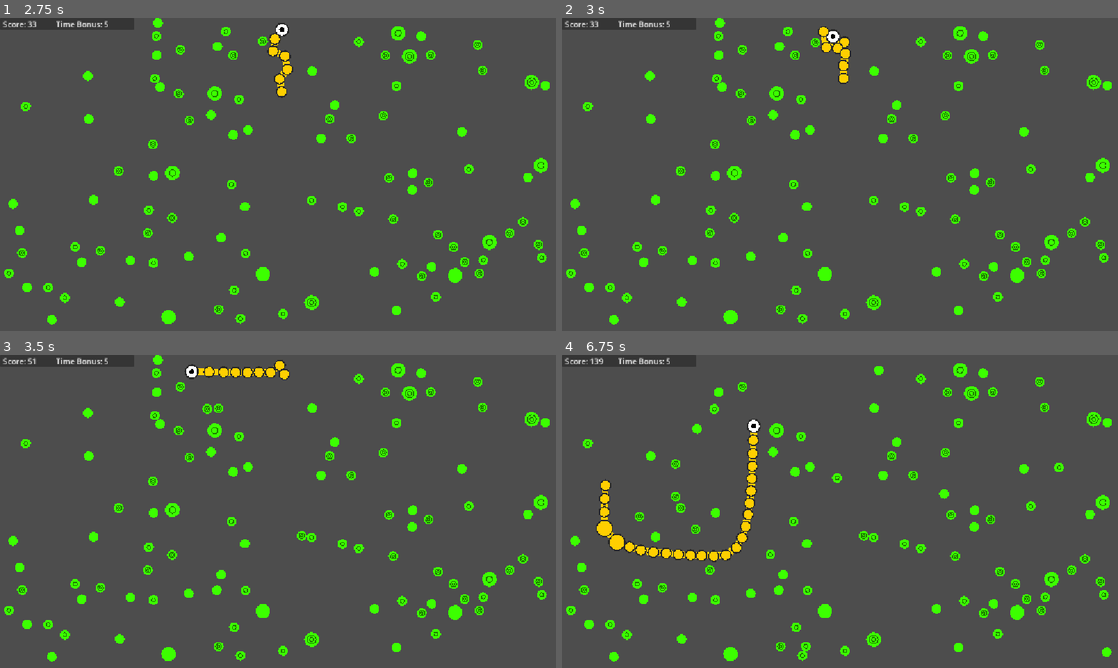
Above: before the commit, frames 1-4 (two rows, left to right).
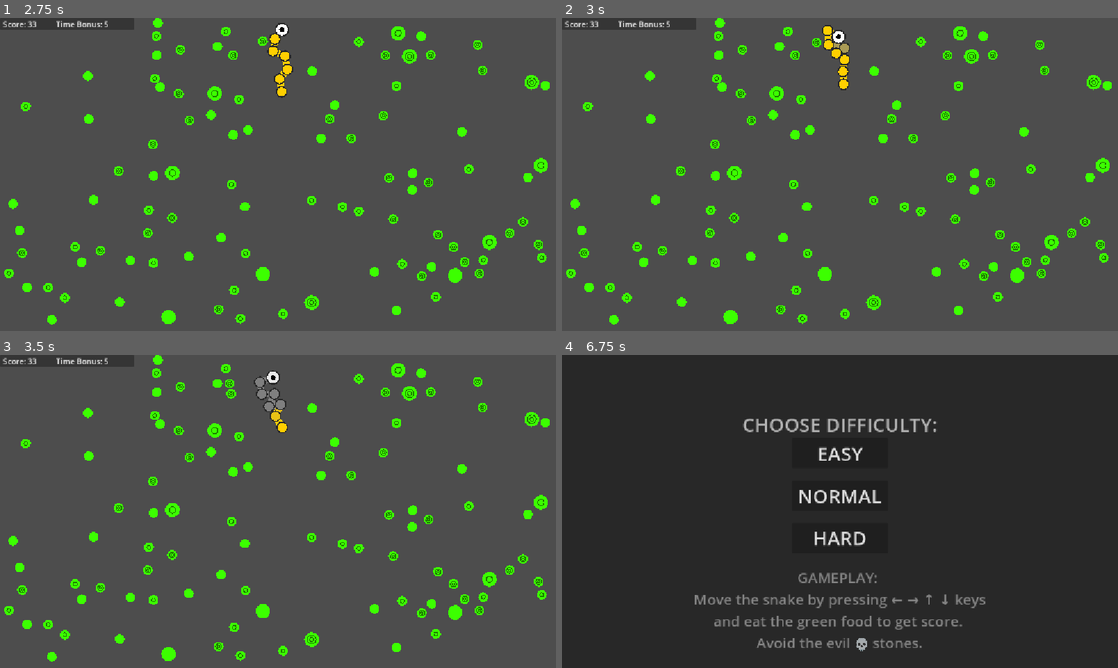
Above: after the commit, the same moments.

Repository: zett42/Physnake
Game: Godot game, scene res://ui/start.tscn
Same seed, same stepped clock (60 frames per second), same inputs: the game is played once before the commit and once after it.
Inputs (mouse positions are in pixels of both pictures, inside the frame that each line leads up to):
- Up to frame 1 (2.75 s): click "EASY" at 0.5 s; tap Enter at 1.25 s; hold Up (move_up) from 1.28 s (still down)
- Up to frame 2 (3 s): release Up (move_up) at 2.78 s; hold Left (move_left) from 2.78 s (still down)
- Up to frame 3 (3.5 s): keep holding Left (move_left)
- Up to frame 4 (6.75 s): release Left (move_left) at 4.28 s; hold Down (move_down) 4.28-5.03 s; hold Right (move_right) 5.03-5.78 s; hold Up (move_up) 5.78-6.5 s; click (840, 611) at 6.5 s, where only the run after the commit has a clickable "TRY AGAIN"

Frame 1 is identical in both runs. In frame 2, 0.5% of the frame differs, in the area x 44-52%, y 2-24%; in frame 3, 1.5%; in frame 4, 97%, in the area x 0-100%, y 0-100%.

Commit message:
Add death animation for snake when colliding with itself

Diff:
--- a/components/snake_head.gd
+++ b/components/snake_head.gd
@@ -33,6 +33,9 @@
 var food_buffer: Array[Dictionary] = []  # Stores {food_size: Food.FoodSize, tail_position: Vector2}
 var tail_spawn_distance: float = 0.0  # Accumulated distance traveled by tail
 
+# Death animation
+var poisoned_animation: SnakePoisonedAnimation = null
+
 
 func _ready():
 
@@ -47,11 +50,21 @@
 	add_child(controller)
 	controller.initialize(self)
 
+	# Create and initialize the poisoned animation
+	poisoned_animation = SnakePoisonedAnimation.new()
+	add_child(poisoned_animation)
+	poisoned_animation.initialize(self, controller)
+
 	# Add initial snake tail. As tree is locked in _ready(), it must be called deferred.
 	call_deferred( "_spawn_tail", Food.FoodSize.NORMAL )
 
 
 func _process( delta ):
+
+	if poisoned_animation != null and poisoned_animation.is_animating:
+		# Play death animation
+		poisoned_animation.update_animation(delta)
+		return
 
 	time_bonus = maxf( 0, time_bonus - 1 / TIME_BONUS_DURATION * delta )
 	Global.time_bonus = ceili( time_bonus )
@@ -88,6 +101,18 @@
 
 	if Global.is_game_over():
 		return
+
+	# Check for collision with snake's own body (excluding first 2 segments)
+	if body is SnakeBody:
+		# Get all registered segments from the controller
+		if controller != null and controller.segments.size() > 2:
+			var segment_index := controller.segments.find(body)
+			# Die if colliding with segment beyond the first 2
+			if segment_index >= 2:
+				if poisoned_animation != null:
+					poisoned_animation.start_animation(segment_index)
+				Global.set_game_over()
+				return
 
 	if body.is_in_group("food"):
 
@@ -224,3 +249,7 @@
 	joint.node_b = body2.get_path()
 
 	get_tree().current_scene.add_child( joint )
+
+	# Track the joint for death animation
+	if poisoned_animation != null:
+		poisoned_animation.register_joint(joint)
--- /dev/null
+++ b/components/snake_poisoned_animation.gd
@@ -0,0 +1,147 @@
+class_name SnakePoisonedAnimation
+extends Node
+
+## Handles the visual death animation for the snake when it bites itself
+## Fades segments and joints to gray, spreading from collision point outward
+
+const GRAY_COLOR: Color = Color(0.5, 0.5, 0.5, 1.0)
+
+@export var animation_duration: float = 1.0
+
+# Animation state
+var is_animating: bool = false
+var collision_segment_index: int = -1
+var animation_time: float = 0.0
+
+# References
+var snake_head: RigidBody2D = null
+var snake_controller: SnakeController = null
+var joints: Array[SnakeJoint] = []
+
+
+func initialize(head: RigidBody2D, controller: SnakeController) -> void:
+	"""Initialize the animation with references to snake components."""
+	snake_head = head
+	snake_controller = controller
+
+
+func register_joint(joint: SnakeJoint) -> void:
+	"""Register a joint to be animated."""
+	joints.append(joint)
+
+
+func start_animation(collision_index: int) -> void:
+	"""Start the poisoned animation from the given collision segment index."""
+	is_animating = true
+	collision_segment_index = collision_index
+	animation_time = 0.0
+
+
+func update_animation(delta: float) -> void:
+	"""Update the animation. Should be called every frame when animating."""
+	if not is_animating:
+		return
+
+	animation_time += delta
+
+	# Progress from 0 to 1 over the animation duration (clamped to ensure we reach 1.0)
+	var progress: float = clamp(animation_time / animation_duration, 0.0, 1.0)
+
+	# Calculate maximum spread distance in segments (from collision point to furthest end)
+	var total_segments := snake_controller.segments.size() if snake_controller != null else 0
+	var distance_to_head := collision_segment_index + 1  # Distance from collision to head (index -1)
+	var distance_to_tail := (total_segments - 1) - collision_segment_index  # Distance to last segment
+	var max_spread_distance := float(max(distance_to_head, distance_to_tail))
+
+	# Current spread distance in segment indices (linearly increases)
+	# Add +1 to ensure wave fully passes the furthest segment
+	var current_spread := progress * (max_spread_distance + 1.0)
+
+	# Fade head (treat as index -1)
+	_fade_segment_to_gray(snake_head, -1, current_spread, collision_segment_index)
+
+	# Fade body segments
+	if snake_controller != null:
+		for i in range(snake_controller.segments.size()):
+			var segment := snake_controller.segments[i]
+			if is_instance_valid(segment):
+				_fade_segment_to_gray(segment, i, current_spread, collision_segment_index)
+
+	# Fade joints (joint i connects segment i-1 to segment i, or head to segment 0)
+	for i in range(joints.size()):
+		var joint := joints[i]
+		if is_instance_valid(joint):
+			# Joint connects to segment at index i, so use that segment's index for fade calculation
+			_fade_joint_to_gray(joint, i, current_spread, collision_segment_index)
+
+
+func _fade_segment_to_gray(segment: Node2D, segment_index: int, current_spread: float, collision_index: int):
+	"""Fade a single segment to gray based on its distance from collision point."""
+
+	# Calculate distance in segments from collision point
+	var distance_from_collision: float = abs(segment_index - collision_index)
+
+	# Calculate fade amount based on how far the wave has spread past this segment
+	var fade_amount: float
+	if current_spread < distance_from_collision:
+		# Wave hasn't reached this segment yet
+		fade_amount = 0.0
+	else:
+		# Wave has reached or passed this segment
+		# Fade over 1 segment distance for smooth transition
+		var overshoot: float = current_spread - distance_from_collision
+		fade_amount = clamp(overshoot, 0.0, 1.0)
+
+	# Apply the fade if there's any amount to fade
+	if fade_amount > 0.0:
+		# Get the visual shape node and apply gray color
+		if segment is RigidBody2D:
+			# Find visible shape by looking for a visible Node2D child that has a "Fill" child
+			var visible_shape: Node2D = _find_visible_shape(segment)
+
+			if visible_shape != null:
+				# Get the fill polygon (contains the main color)
+				var fill: Polygon2D = visible_shape.get_node("Fill") if visible_shape.has_node("Fill") else null
+				if fill != null:
+					# Store original color if not already stored
+					if not fill.has_meta("original_color"):
+						fill.set_meta("original_color", fill.color)
+
+					var original_color: Color = fill.get_meta("original_color")
+					# Lerp from original color to gray
+					fill.color = original_color.lerp(GRAY_COLOR, fade_amount)
+
+
+func _fade_joint_to_gray(joint: SnakeJoint, joint_index: int, current_spread: float, collision_index: int):
+	"""Fade a joint to gray. Joint at index i connects to segment i."""
+
+	# Calculate distance: joint connects to segment at joint_index
+	var distance_from_collision: float = abs(joint_index - collision_index)
+
+	# Calculate fade amount (same logic as segments)
+	var fade_amount: float
+	if current_spread < distance_from_collision:
+		fade_amount = 0.0
+	else:
+		var overshoot: float = current_spread - distance_from_collision
+		fade_amount = clamp(overshoot, 0.0, 1.0)
+
+	if fade_amount > 0.0 and joint.has_node("Line"):
+		var line: Line2D = joint.get_node("Line")
+		if line != null:
+			# Store original color if not already stored
+			if not line.has_meta("original_color"):
+				line.set_meta("original_color", line.default_color)
+
+			var original_color: Color = line.get_meta("original_color")
+			# Lerp from original color to gray
+			line.default_color = original_color.lerp(GRAY_COLOR, fade_amount)
+
+
+
+func _find_visible_shape(segment: Node2D) -> Node2D:
+	"""Find the visible shape node by searching for a visible Node2D child with a Fill child."""
+	for child in segment.get_children():
+		if child is Node2D and child.visible and child.has_node("Fill"):
+			return child
+	return null
Not shown, added: components/snake_poisoned_animation.gd.uid
